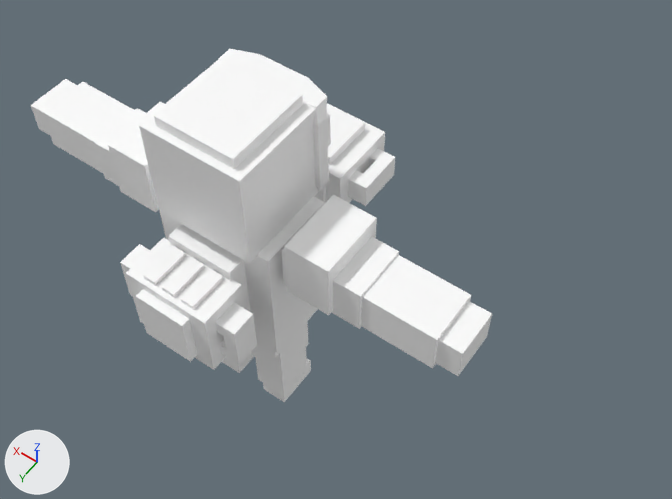
Before and after pictures for a commit that changed the FBX model Assets/Models/Entity/Model_Iceland_Soldier5.fbx.
Both versions are drawn from a 50 mm lens placed at (-2.68, 2.74, 6.38), pointed at (-0.37, -0.49, 1.31). Arrows for +X, +Y and +Z are at lower left; the lights stay in place. Where no turn or scale is listed for an object, it has been applied to the vertices.

Names of what the first picture shows: 'SF_Character_kejibudui4.001', 'SF_Character_kejibudui4_zhadan', 'SF_Character_kejibudui4_zhadan1'.
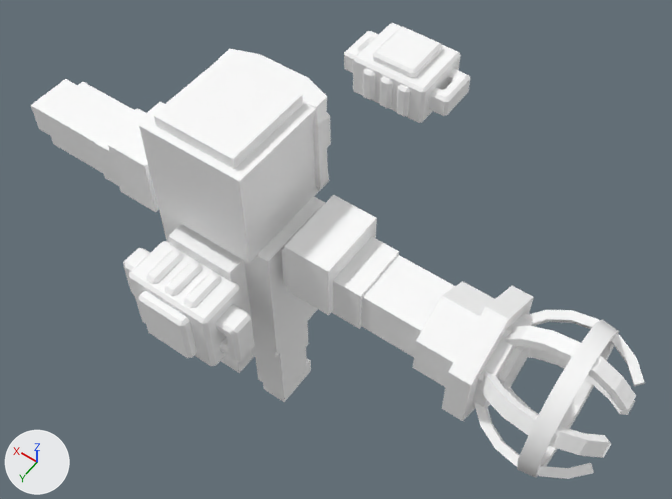
What the commit changed:
me_mesh_002 is used by ob_sf_character_kejibudui4_zhadan1; location (0.0, 0.599, 1.579).
me_mesh_002 had 96 vertices, 65 faces and spanned x -0.459..0.459, y -0.202..0.202, z -0.296..0.296.
me_mesh_002 now has 260 vertices, 414 faces and spans x -0.459..0.459, y -0.202..0.202, z -0.296..0.296.
me_mesh_002 part 1: the loose piece of 16 vertices spanning x 0.251..0.459, y -0.121..0.057, z -0.172..0.177 is rebuilt with 48 vertices and now spans x 0.251..0.459, y -0.121..0.057, z -0.172..0.177.
me_mesh_002 part 2: the loose piece of 16 vertices spanning x -0.459..-0.251, y -0.121..0.057, z -0.172..0.177 is rebuilt with 48 vertices and now spans x -0.459..-0.251, y -0.121..0.057, z -0.172..0.177.
me_mesh_002 part 3: the loose piece of 8 vertices spanning x -0.198..-0.1, y -0.172..0.103, z 0.205..0.296 is rebuilt with 20 vertices and now spans x -0.198..-0.1, y -0.172..0.103, z 0.205..0.296.
me_mesh_002 part 4: the loose piece of 8 vertices spanning x 0.102..0.199, y -0.172..0.103, z 0.205..0.296 is rebuilt with 20 vertices and now spans x 0.102..0.199, y -0.172..0.103, z 0.205..0.296.
me_mesh_002 part 5: the loose piece of 8 vertices spanning x -0.049..0.049, y -0.172..0.103, z 0.205..0.296 is rebuilt with 20 vertices and now spans x -0.049..0.049, y -0.172..0.103, z 0.205..0.296.
me_mesh_002 part 6: the loose piece of 8 vertices spanning x -0.185..0.185, y 0.08..0.202, z -0.199..0.204 is rebuilt with 20 vertices and now spans x -0.185..0.185, y 0.08..0.202, z -0.199..0.204.
me_mesh_002 part 7: the loose piece of 8 vertices spanning x -0.312..0.312, y -0.202..0.138, z -0.261..0.266 is rebuilt with 24 vertices and now spans x -0.312..0.312, y -0.202..0.138, z -0.261..0.266.
Mesh me_mesh_1 is new.
It has 434 vertices, 660 faces and spans x -0.563..0.563, y -0.467..0.467, z -0.467..0.467.
It uses material mat_lambert316 (its picture is missing).
Object 'SF_Character_kejibudui4_zhadan' (ob_sf_character_kejibudui4_zhadan) moves from (0.0, -0.887, 1.734) to (0.0, -1.911, 1.734).
Object 'polySurface27' (ob_polysurface27) is new; it shows me_mesh_1.
Its location is (-2.0, 0.0, 1.916).

Boxes [x1, y1, x2, y2] around the edits, measured in the pictures (672 x 499 px):
'polySurface27', added
    after: [413, 281, 645, 479]
'SF_Character_kejibudui4_zhadan', moved
    before: [314, 103, 395, 206]
    after: [344, 23, 470, 123]
'SF_Character_kejibudui4_zhadan1', reshaped
    before: [120, 238, 257, 370]
    after: [123, 241, 255, 366]
part 1 of me_mesh_002, rebuilt (6% narrower, 8% shorter)
    before: [120, 244, 150, 296]
    after: [123, 248, 151, 296]
part 2 of me_mesh_002, rebuilt (7% narrower, 9% shorter)
    before: [215, 302, 257, 365]
    after: [216, 304, 255, 361]
part 3 of me_mesh_002, rebuilt (11% narrower, 12% shorter)
    before: [181, 269, 224, 310]
    after: [183, 272, 221, 308]
part 4 of me_mesh_002, rebuilt (11% narrower, 15% shorter)
    before: [143, 246, 186, 286]
    after: [146, 250, 184, 284]
part 5 of me_mesh_002, rebuilt (14% narrower, 14% shorter)
    before: [162, 257, 205, 298]
    after: [165, 261, 202, 296]
part 6 of me_mesh_002, rebuilt (8% shorter)
    before: [136, 289, 197, 362]
    after: [139, 291, 197, 358]
part 7 of me_mesh_002, rebuilt
    before: [126, 238, 245, 370]
    after: [129, 241, 242, 366]
